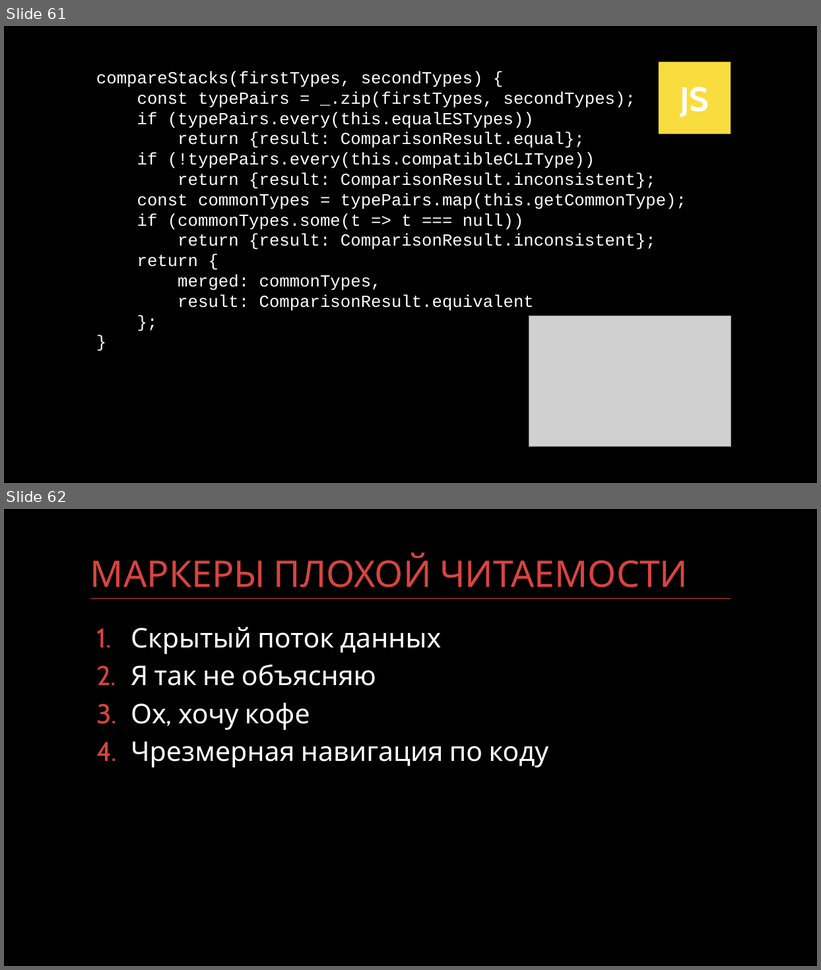
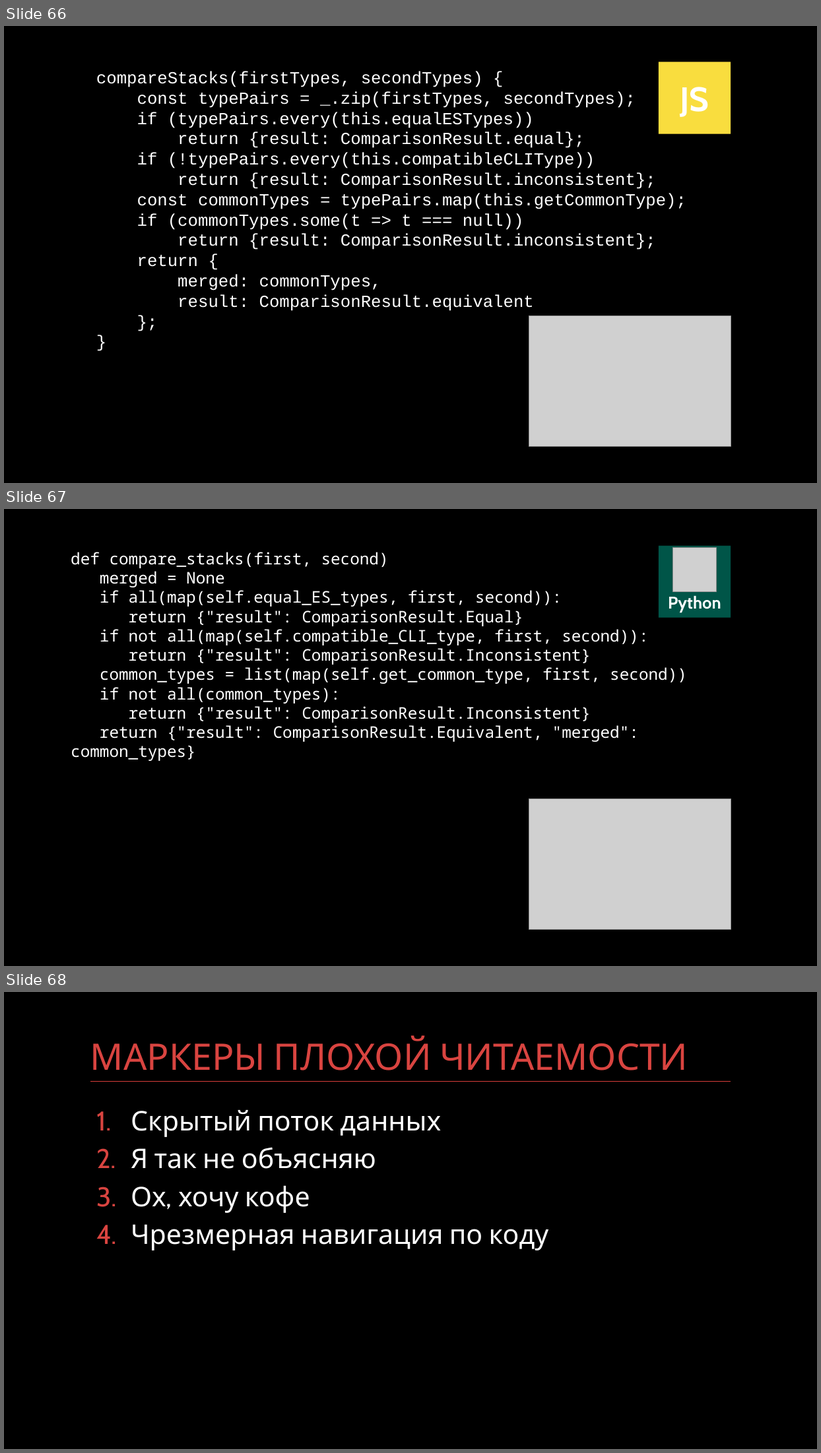
Before and after one commit to kontur-courses/clean-code, a slide deck: clean-code-black.pptx. Shown one above the other, each under a label of ours: slides 61 and 62 before the commit, slides 66, 67 and 68 after it. The pictures are 821x970 and 821x1453 pixels, drawn with LibreOffice and Linux fonts; fonts in the diff are those of the drawing; grey boxes stand for pictures. Boxes give left, top, right and bottom in pixels: in the first picture for what was removed or moved away, otherwise in the second. Text is boxed around its words. In the diff, an @@ line names an element or a change of style, - is before the commit and + after.

Commit message:
add python in presentation

```diff
--- a/clean-code-black.pptx
+++ b/clean-code-black.pptx
@@ slide 67 added at box(4, 509, 817, 966), background #000000 @@
@@ rectangle added at box(659, 545, 731, 618), fill #005548, 20 pt, text #FFFFFF, bold @@
+Python
@@ picture added at box(673, 548, 717, 592) @@
@@ text added at box(71, 552, 687, 742), 19 pt, text #FFFFFF @@
+def compare_stacks(first, second)
+merged = None
+if all(map(self.equal_ES_types, first, second)):
+return {"result": ComparisonResult.Equal}
+if not all(map(self.compatible_CLI_type, first, second)):
+return {"result": ComparisonResult.Inconsistent}
+common_types = list(map(self.get_common_type, first, second))
+if not all(common_types):
+return {"result": ComparisonResult.Inconsistent}
+return {"result": ComparisonResult.Equivalent, "merged": common_types}
@@ picture added at box(529, 799, 731, 930) @@
@@ what was slide 61 is now slide 66 @@
@@ what was slide 62 is now slide 68 @@
```
Also in this commit, not shown: 2 slides changed, 5 other slides added.
